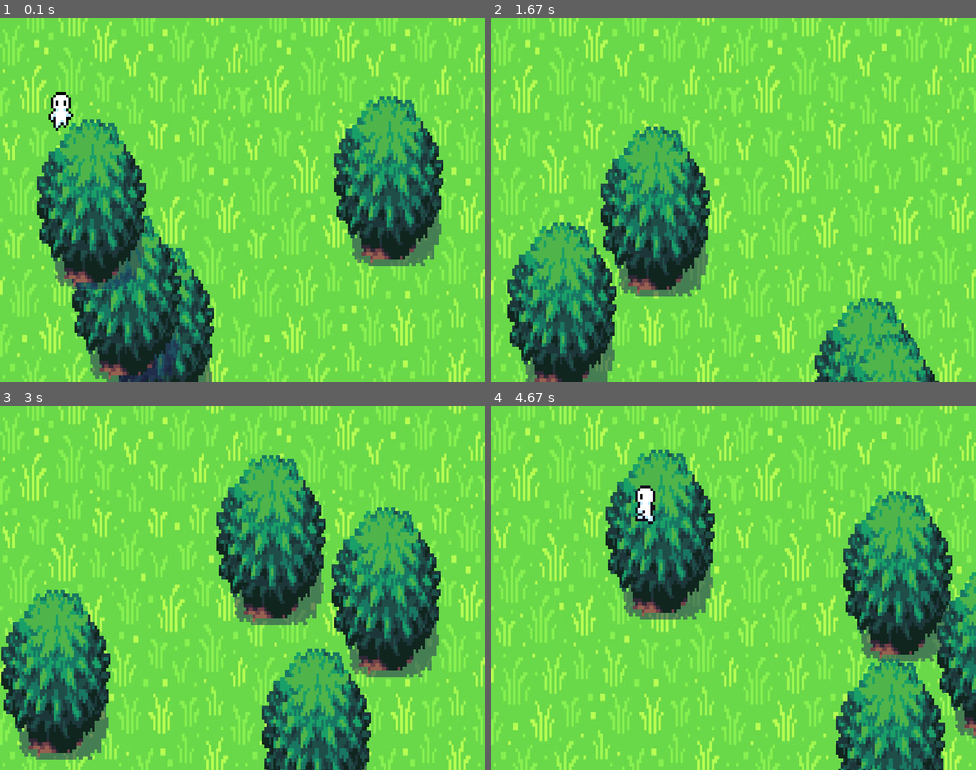
Above: before the commit, frames 1-4 (two rows, left to right).
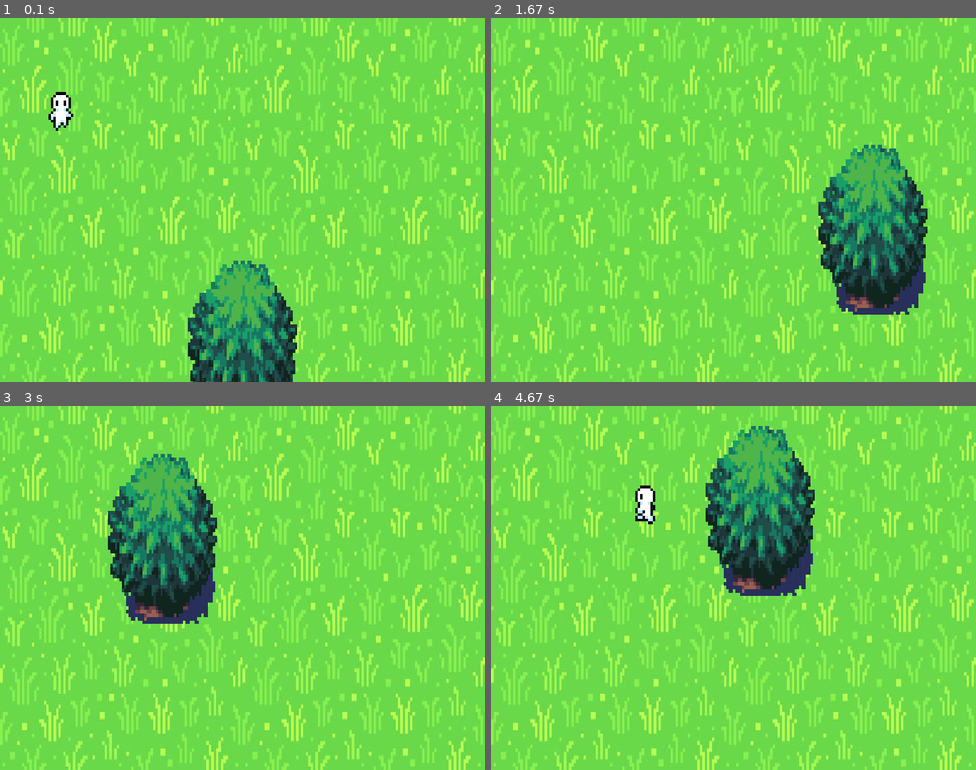
Above: after the commit, the same moments.

Repository: TheFruitcode/PyGame2
Game: pygame game, started from main.py
Two runs of this game, one before a commit and one after it. Both use one fixed random seed, a clock stepped at 60 frames per second and the inputs below.
Inputs:
- Up to frame 1 (0.1 s): no input
- Up to frame 2 (1.67 s): hold D 0.33-0.8 s; hold W 0.83-1.13 s; hold D 1.17-1.63 s
- Up to frame 3 (3 s): hold A 1.67-2.2 s; hold S 2.23-2.53 s; hold A 2.57-2.97 s
- Up to frame 4 (4.67 s): hold W 3-3.37 s; hold D 3.4-4.03 s; hold S 4.07-4.43 s; hold A from 4.47 s (still down)

The runs differ from the first frame. In frame 1, 30% of the frame differs, in the area x 7-92%, y 21-100%; in frame 2, 28%; in frame 3, 39%, in the area x 0-91%, y 13-100%; in frame 4, 32%.

Commit message:
update tree

Diff:
--- a/main.py
+++ b/main.py
@@ -72,6 +72,14 @@
         self.move()
 player = Player()
 
+class Tree(pygame.sprite.Sprite):
+    TREE_SPAWNING = False
+    def update(self):
+        self.x = random.randint(0, WIDTH - 50)
+        self.y = random.randint(0, HEIGHT - 50)
+        self.TREE_SPAWNING = True
+tree = Tree()
+
 while True:
     for event in pygame.event.get():
         if event.type == pygame.QUIT:
@@ -83,11 +91,12 @@
     if player.STANDING == True:
         screen.blit(player_img_size, player.pos)
 
-    for x in range(tree_anzahl):
-        x = random.randint(0, WIDTH - 50)
-        y = random.randint(0, HEIGHT - 50)
-        screen.blit(tree_size, (x, y))
+    if tree.TREE_SPAWNING == True:
+        for i in range(tree_anzahl):
+            screen.blit(tree_size, (tree.x, tree.y))
+            tree.TREE_SPAWNING = False
 
+    tree.update()
     player.update()
 
     clock.tick(60)
